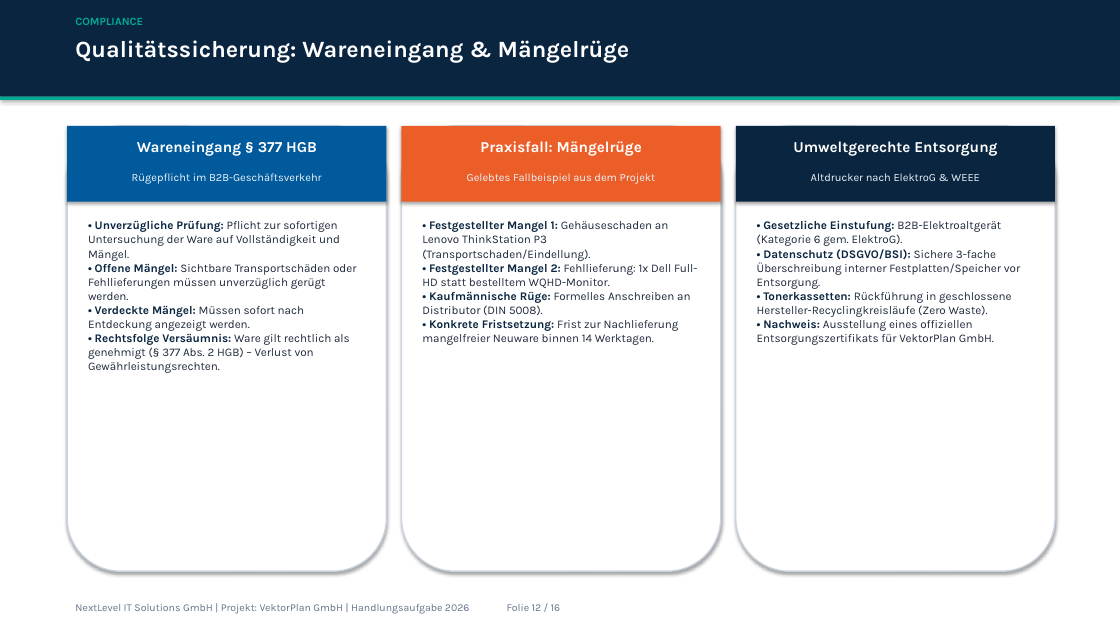
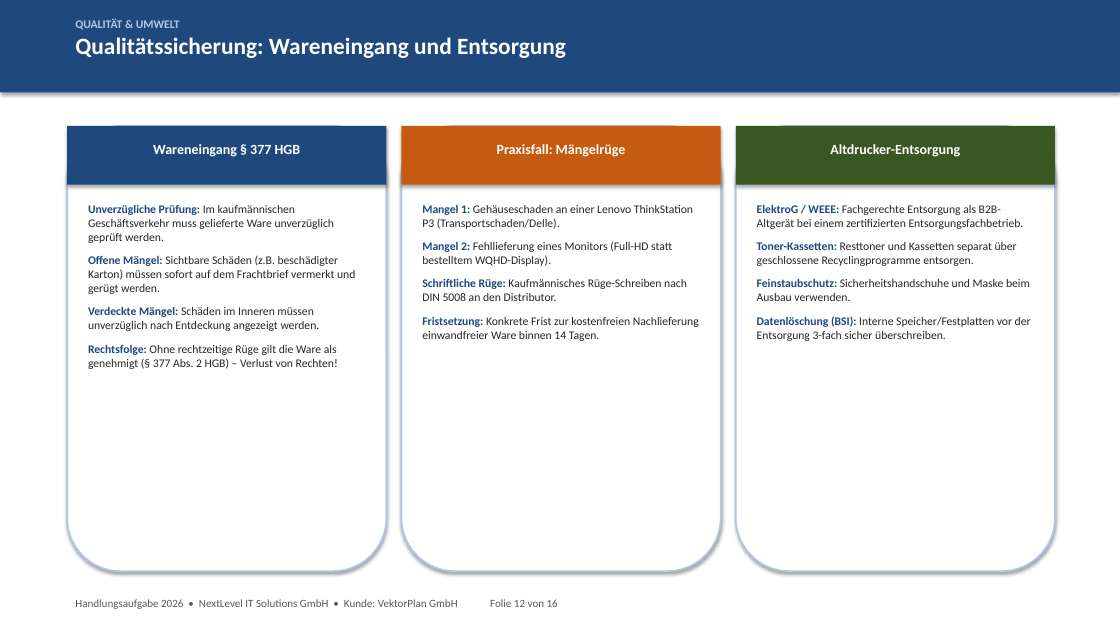
Before and after one commit to kluthjan/projekt_handlungsaufgabe, a slide deck: slide 12 of docs/08_Projektabschluss/Abschlusspraesentation_VektorPlan.pptx. Drawn at 1120x630 pixels with LibreOffice and Linux fonts; fonts in the diff are those of the drawing. Boxes give left, top, right and bottom in pixels: in the first picture for what was removed or moved away, otherwise in the second. Text is boxed around its words. In the diff, an @@ line names an element or a change of style, - is before the commit and + after.

Commit message:
Fix & Polish: Natürliches Schüler-Design ohne Textüberlauf in Excel und PowerPoint; Nutzwertanalysen mathematisch korrigiert (Gewinner matchen Score); Strukturplan und Netzplan mit vollem Text lesbar

```diff
--- a/docs/08_Projektabschluss/Abschlusspraesentation_VektorPlan.pptx
+++ b/docs/08_Projektabschluss/Abschlusspraesentation_VektorPlan.pptx
@@ rectangle: place and size @@
-rectangle at <box>0,0,1120,97</box>
+rectangle at <box>0,0,1120,92</box>
@@ rectangle at <box>0,0,1120,92</box>: fill #0A2540 to #1F497D @@
@@ text at <box>75,18,566,58</box>: text changed; size 9.5 to 20 pt; font Karla to Calibri; text colour #00A896 to #FFFFFF @@
-COMPLIANCE
+QUALITÄT & UMWELT
+Qualitätssicherung: Wareneingang und Entsorgung
@@ text removed at <box>75,40,630,63</box> @@
-Qualitätssicherung: Wareneingang & Mängelrüge
@@ rectangle removed at <box>0,97,1120,100</box> @@
@@ text "Wareneingang § 377 HGB" at <box>153,144,301,157</box>: size 13 to 12 pt, font Karla to Calibri @@
@@ rectangle: place and size @@
-rectangle at <box>67,126,386,202</box>
+rectangle at <box>67,126,386,185</box>
@@ rectangle at <box>67,126,386,185</box>: fill #005A9C to #1F497D @@
@@ text "Praxisfall: Mängelrüge" at <box>497,144,626,157</box>: size 13 to 12 pt, font Karla to Calibri @@
@@ rectangle: place and size @@
-rectangle at <box>402,126,721,202</box>
+rectangle at <box>402,126,721,185</box>
@@ rectangle at <box>402,126,721,185</box>: fill #EB5E28 to #C55A11 @@
@@ outline #CBD5E1 1.2 pt to #B4C6E7 1.5 pt in 3 elements at <box>67,126,386,571</box>, <box>402,126,721,571</box>, <box>736,126,1055,571</box> @@
@@ rectangle: place and size @@
-rectangle at <box>736,126,1055,202</box>
+rectangle at <box>736,126,1055,185</box>
@@ rectangle at <box>736,126,1055,185</box>: fill #0A2540 to #385723 @@
@@ text at <box>830,144,960,157</box>: text changed; size 13 to 12 pt; font Karla to Calibri @@
-Umweltgerechte Entsorgung
+Altdrucker-Entsorgung
@@ text removed at <box>132,173,322,184</box> @@
-Rügepflicht im B2B-Geschäftsverkehr
@@ text removed at <box>467,173,656,184</box> @@
-Gelebtes Fallbeispiel aus dem Projekt
@@ text removed at <box>811,173,980,181</box> @@
-Altdrucker nach ElektroG & WEEE
@@ text at <box>88,204,355,369</box>: text changed; font Karla to Calibri; text colour #1E293B to #262626 @@
-• Unverzügliche Prüfung: Pflicht zur sofortigen Untersuchung der Ware auf Vollständigkeit und Mängel.
-• Offene Mängel: Sichtbare Transportschäden oder Fehllieferungen müssen unverzüglich gerügt werden.
-• Verdeckte Mängel: Müssen sofort nach Entdeckung angezeigt werden.
-• Rechtsfolge Versäumnis: Ware gilt rechtlich als genehmigt (§ 377 Abs. 2 HGB) – Verlust von Gewährleistungsrechten.
+Unverzügliche Prüfung: Im kaufmännischen Geschäftsverkehr muss gelieferte Ware unverzüglich geprüft werden.
+Offene Mängel: Sichtbare Schäden (z.B. beschädigter Karton) müssen sofort auf dem Frachtbrief vermerkt und gerügt werden.
+Verdeckte Mängel: Schäden im Inneren müssen unverzüglich nach Entdeckung angezeigt werden.
+Rechtsfolge: Ohne rechtzeitige Rüge gilt die Ware als genehmigt (§ 377 Abs. 2 HGB) – Verlust von Rechten!
@@ text at <box>422,205,699,341</box>: text changed; font Karla to Calibri; text colour #1E293B to #262626 @@
-• Festgestellter Mangel 1: Gehäuseschaden an Lenovo ThinkStation P3 (Transportschaden/Eindellung).
-• Festgestellter Mangel 2: Fehllieferung: 1x Dell Full-HD statt bestelltem WQHD-Monitor.
-• Kaufmännische Rüge: Formelles Anschreiben an Distributor (DIN 5008).
-• Konkrete Fristsetzung: Frist zur Nachlieferung mangelfreier Neuware binnen 14 Werktagen.
+Mangel 1: Gehäuseschaden an einer Lenovo ThinkStation P3 (Transportschaden/Delle).
+Mangel 2: Fehllieferung eines Monitors (Full-HD statt bestelltem WQHD-Display).
+Schriftliche Rüge: Kaufmännisches Rüge-Schreiben nach DIN 5008 an den Distributor.
+Fristsetzung: Konkrete Frist zur kostenfreien Nachlieferung einwandfreier Ware binnen 14 Tagen.
@@ text at <box>757,204,1031,341</box>: text changed; font Karla to Calibri; text colour #1E293B to #262626 @@
-• Gesetzliche Einstufung: B2B-Elektroaltgerät (Kategorie 6 gem. ElektroG).
-• Datenschutz (DSGVO/BSI): Sichere 3-fache Überschreibung interner Festplatten/Speicher vor Entsorgung.
-• Tonerkassetten: Rückführung in geschlossene Hersteller-Recyclingkreisläufe (Zero Waste).
-• Nachweis: Ausstellung eines offiziellen Entsorgungszertifikats für VektorPlan GmbH.
+ElektroG / WEEE: Fachgerechte Entsorgung als B2B-Altgerät bei einem zertifizierten Entsorgungsfachbetrieb.
+Toner-Kassetten: Resttoner und Kassetten separat über geschlossene Recyclingprogramme entsorgen.
+Feinstaubschutz: Sicherheitshandschuhe und Maske beim Ausbau verwenden.
+Datenlöschung (BSI): Interne Speicher/Festplatten vor der Entsorgung 3-fach sicher überschreiben.
@@ text at <box>75,599,558,609</box>: text changed; size 9 to 9.5 pt; font Karla to Calibri; text colour #64748B to #595959 @@
-NextLevel IT Solutions GmbH | Projekt: VektorPlan GmbH | Handlungsaufgabe 2026 Folie 12 / 16
+Handlungsaufgabe 2026 • NextLevel IT Solutions GmbH • Kunde: VektorPlan GmbH Folie 12 von 16
```
Also in this commit, not shown: 12 other slides changed, 3 slides added, 3 slides removed, 4 other files.
